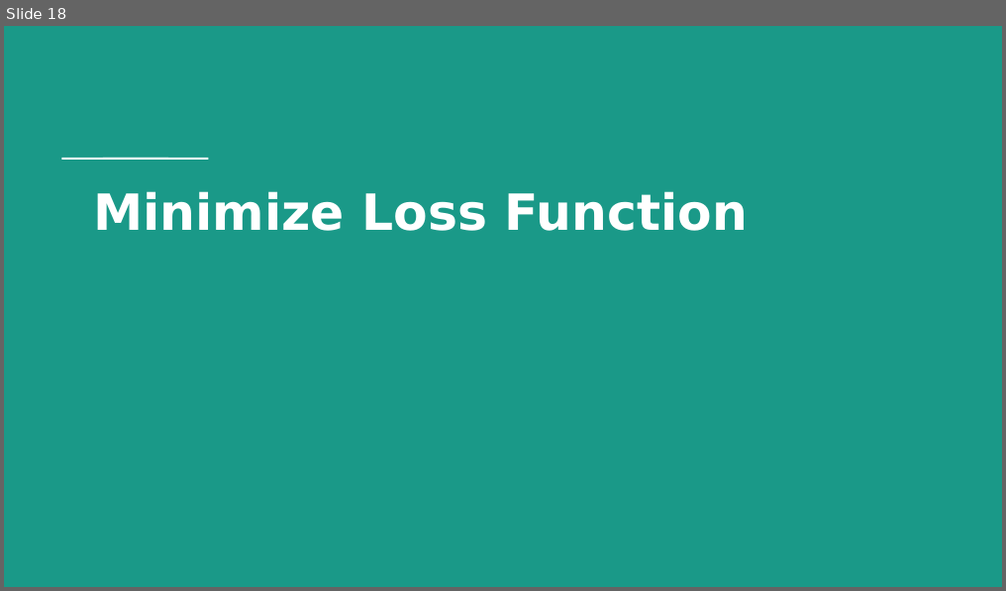
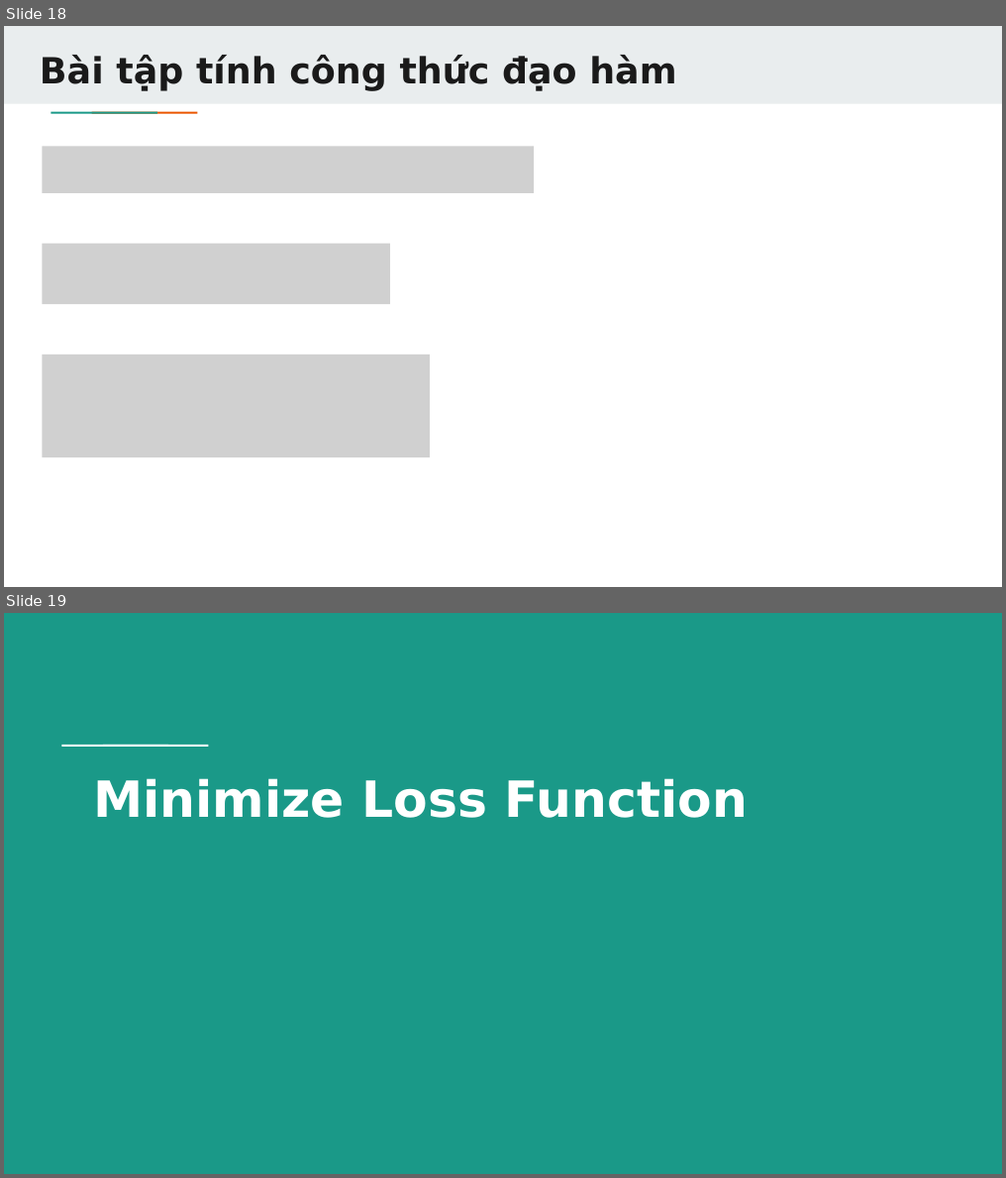
Before and after one commit to TechMaster/LearnAI, a slide deck: LinearRegression/LinearRegression.pptx. Shown one above the other, each under a label of ours: slide 18 before the commit, slides 18 and 19 after it. The pictures are 1006x591 and 1006x1178 pixels, drawn with LibreOffice and Linux fonts; fonts in the diff are those of the drawing; grey boxes stand for pictures. Boxes give left, top, right and bottom in pixels: in the first picture for what was removed or moved away, otherwise in the second. Text is boxed around its words. In the diff, an @@ line names an element or a change of style, - is before the commit and + after.

```diff
--- a/LinearRegression/LinearRegression.pptx
+++ b/LinearRegression/LinearRegression.pptx
@@ slide 18 added at (x1=4, y1=26, x2=1002, y2=587), background #FFFFFF @@
@@ rectangle added at (x1=4, y1=26, x2=1002, y2=104), fill #E9EDEE @@
@@ title added at (x1=40, y1=55, x2=676, y2=90), 26 pt, text #1A1A1A, bold @@
+Bài tập tính công thức đạo hàm
@@ rectangle added at (x1=84, y1=110, x2=125, y2=115), fill #1A9988 @@
@@ rectangle added at (x1=124, y1=110, x2=164, y2=115), fill #EB5600 @@
@@ picture added at (x1=42, y1=146, x2=534, y2=192) @@
@@ picture added at (x1=42, y1=244, x2=390, y2=304) @@
@@ picture added at (x1=42, y1=355, x2=429, y2=457) @@
@@ what was slide 18 is now slide 19 @@
```
Also in this commit, not shown: 2 slides changed, 8 other slides added, 2 slides removed, 24 other files.
